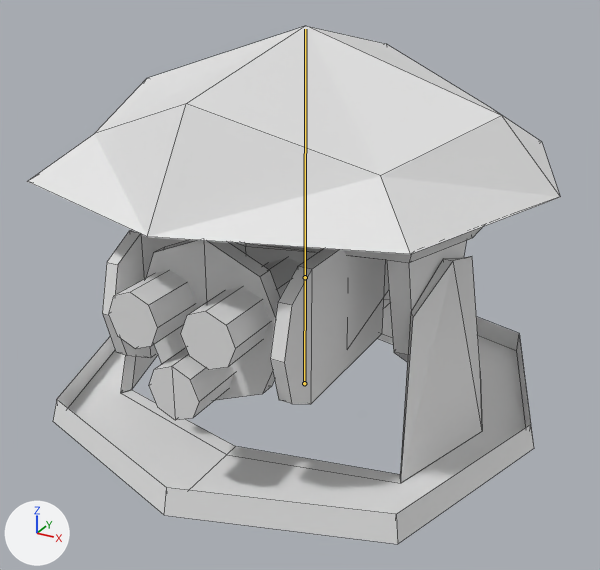
An edit to the Blender file Assets/Models/Enemies/Turret/Enemy_Turret.blend, drawn before and after from the same camera.
Before and after are seen from a 50 mm camera at (1.5, -2.78, 1.85) aimed at (0.03, -0.1, 0.52). Lighting does not change. The marker at lower left points along +X, +Y and +Z. Both versions are drawn at frame 23 of the action 'Turret_Yaw'; the numbers are the values there. The bones that bend it are drawn over the model as lines. Mesh edges are drawn as thin lines.

The first picture shows 'Turret_Base', 'Turret_Hinge', 'Turret_Turret'.
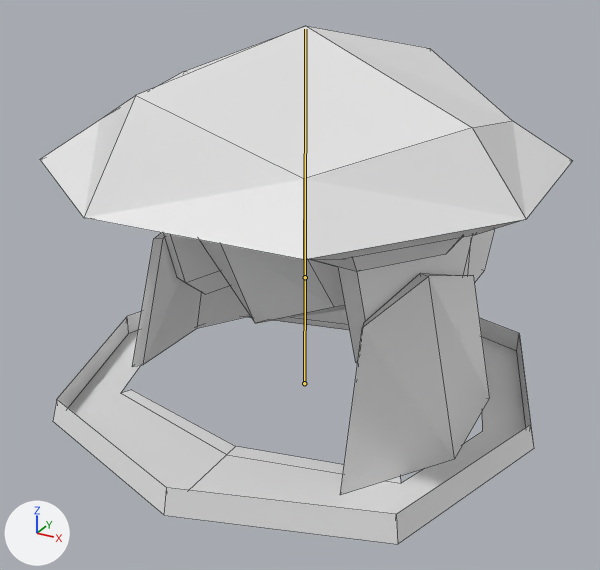
Location of each change, (x1, y1, x2, y2) in pixels of the pictures (600 x 570 px):
'Turret_Turret', posed (14% shorter)
    before: (27, 26, 560, 420)
    after: (40, 26, 572, 363)
'Turret_Hinge', posed (16% taller)
    before: (121, 257, 482, 483)
    after: (132, 233, 490, 495)

Edits to the bpy script that builds the scene:
```text
Change bone_base:
    where bone_base = bpy.data.objects['Armature'].pose.bones['Base']
    bone_base.rotation_quaternion: (1.0, 0.0, 0.0, 0.0) -> (0.128, 0.0, 0.872, 0.0)  # degrees (0, 0, 0) -> degrees (0, 163, 0)
```
